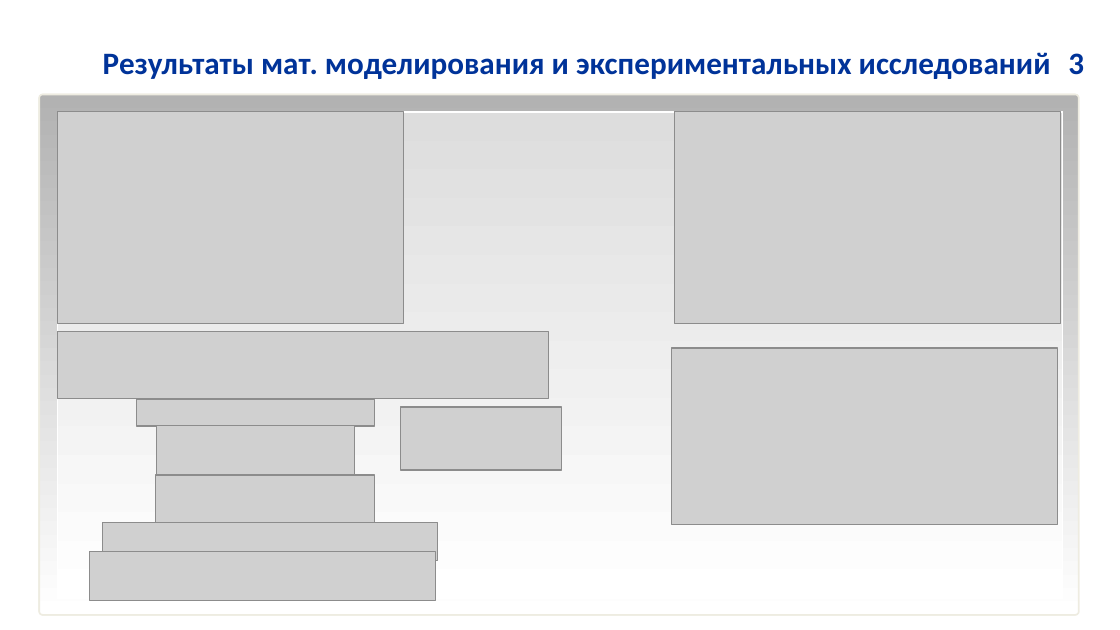
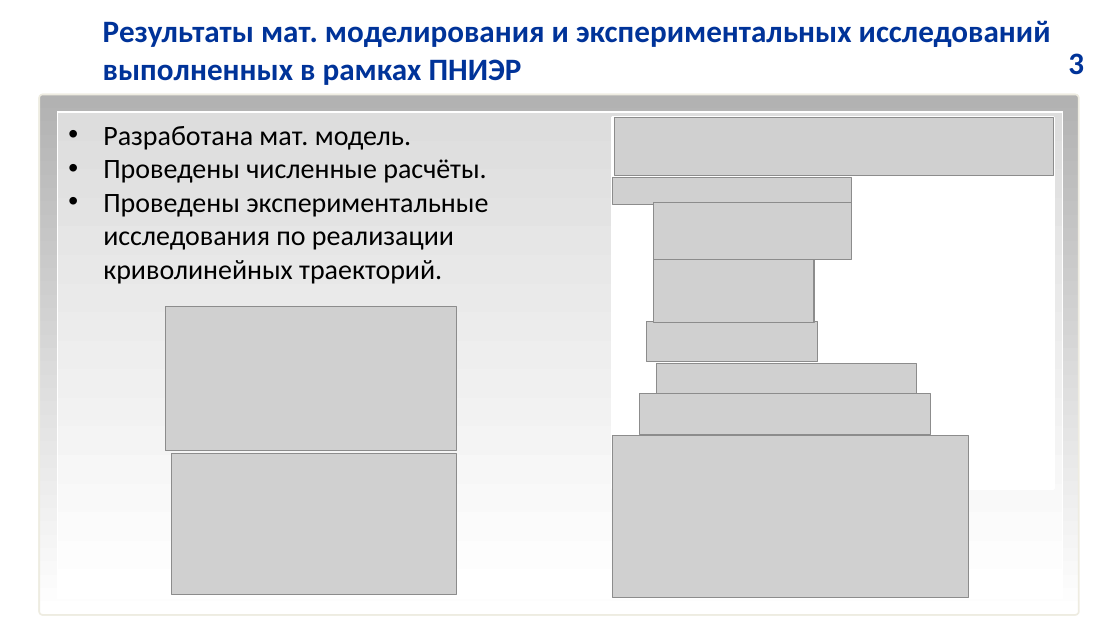
Before and after one commit to IgVaCompany/MyWorks, a slide deck: slide 3 of Dissertacia/MyWork/DocWork/Дружинин_НТС_Май_ЦНИИ_РТК.pptx. Drawn at 1120x630 pixels with LibreOffice and Linux fonts; fonts in the diff are those of the drawing; grey boxes stand for pictures; background and template pictures are left out. Boxes give left, top, right and bottom in pixels: in the first picture for what was removed or moved away, otherwise in the second. Text is boxed around its words. In the diff, an @@ line names an element or a change of style, - is before the commit and + after.

```diff
--- a/Dissertacia/MyWork/DocWork/Дружинин_НТС_Май_ЦНИИ_РТК.pptx
+++ b/Dissertacia/MyWork/DocWork/Дружинин_НТС_Май_ЦНИИ_РТК.pptx
@@ text at [103, 20, 1051, 85]: text changed @@
-Результаты мат. моделирования и экспериментальных исследований
+Результаты мат. моделирования и экспериментальных исследований выполненных в рамках ПНИЭР
@@ rectangle added at [613, 118, 1054, 488], fill #FFFFFF, outline #FFFFFF 2 pt @@
@@ picture: place and size @@
-picture at [58, 332, 549, 398]
+picture at [615, 118, 1054, 176]
@@ text added at [103, 126, 488, 284], 18 pt, text #000000 @@
+• Разработана мат. модель.
+• Проведены численные расчёты.
+• Проведены экспериментальные исследования по реализации криволинейных траекторий.
@@ picture: place and size @@
-picture at [137, 399, 375, 426]
+picture at [613, 178, 851, 205]
@@ picture: place and size @@
-picture at [157, 426, 355, 483]
+picture at [653, 203, 851, 260]
@@ picture: place and size @@
-picture at [401, 407, 562, 469]
+picture at [653, 260, 814, 323]
@@ picture: place and size @@
-picture at [675, 112, 1061, 324]
+picture at [166, 306, 457, 450]
@@ picture: place and size @@
-picture at [156, 475, 375, 526]
+picture at [646, 321, 818, 362]
@@ picture removed at [672, 348, 1057, 524] @@
@@ picture: place and size @@
-picture at [103, 522, 438, 560]
+picture at [657, 364, 917, 394]
@@ picture: place and size @@
-picture at [90, 551, 436, 600]
+picture at [640, 393, 931, 435]
@@ picture: place and size @@
-picture at [57, 112, 403, 324]
+picture at [613, 436, 969, 597]
@@ picture added at [172, 454, 457, 595] @@
```
Also in this commit, not shown: 5 other slides changed.
